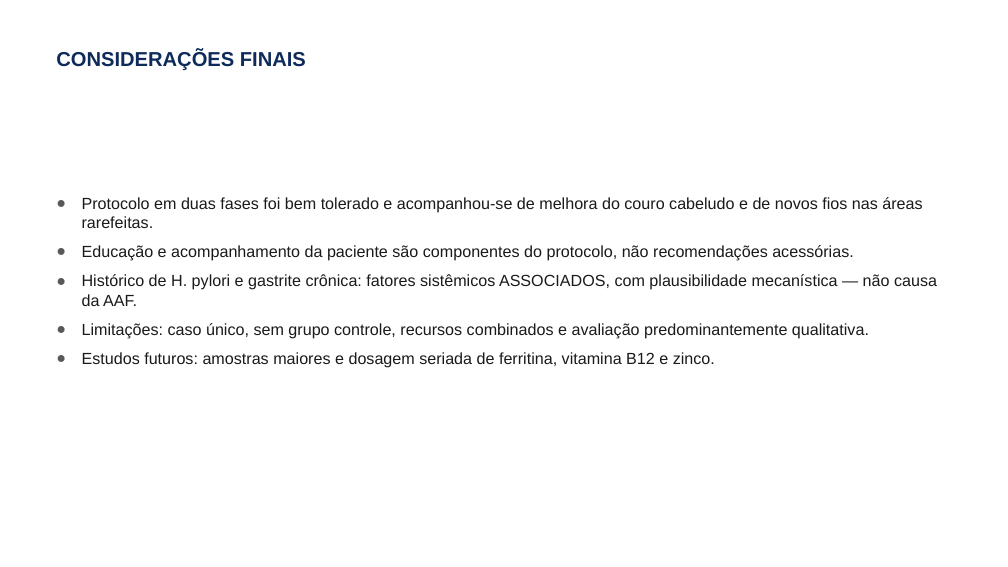
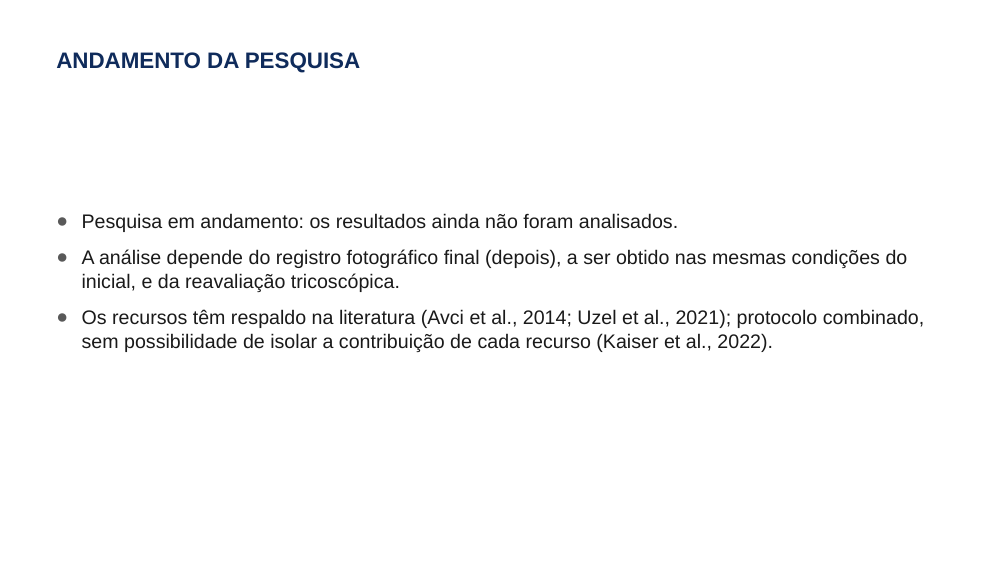
Before and after one commit to elson-vinicius-lopes/uniplac, a slide deck: slide 7 of resultados finais/mostra-cientifica-2026/Mostra-Cientifica-2026-Apresentacao-AAF-H-pylori.pptx (slide 8 before the commit). Drawn at 1008x567 pixels with LibreOffice and Linux fonts; fonts in the diff are those of the drawing; background and template pictures are left out. Boxes give left, top, right and bottom in pixels: in the first picture for what was removed or moved away, otherwise in the second. Text is boxed around its words. In the diff, an @@ line names an element or a change of style, - is before the commit and + after.

```diff
--- a/resultados finais/mostra-cientifica-2026/Mostra-Cientifica-2026-Apresentacao-AAF-H-pylori.pptx
+++ b/resultados finais/mostra-cientifica-2026/Mostra-Cientifica-2026-Apresentacao-AAF-H-pylori.pptx
@@ title at [56, 52, 360, 73]: text changed; size 14.4 to 16 pt @@
-CONSIDERAÇÕES FINAIS
+ANDAMENTO DA PESQUISA
@@ text at [82, 213, 924, 352]: text changed; size 11.5 to 14 pt @@
-● Protocolo em duas fases foi bem tolerado e acompanhou-se de melhora do couro cabeludo e de novos fios nas áreas rarefeitas.
-● Educação e acompanhamento da paciente são componentes do protocolo, não recomendações acessórias.
-● Histórico de H. pylori e gastrite crônica: fatores sistêmicos ASSOCIADOS, com plausibilidade mecanística — não causa da AAF.
-● Limitações: caso único, sem grupo controle, recursos combinados e avaliação predominantemente qualitativa.
-● Estudos futuros: amostras maiores e dosagem seriada de ferritina, vitamina B12 e zinco.
+● Pesquisa em andamento: os resultados ainda não foram analisados.
+● A análise depende do registro fotográfico final (depois), a ser obtido nas mesmas condições do inicial, e da reavaliação tricoscópica.
+● Os recursos têm respaldo na literatura (Avci et al., 2014; Uzel et al., 2021); protocolo combinado, sem possibilidade de isolar a contribuição de cada recurso (Kaiser et al., 2022).
```
Also in this commit, not shown: 7 other slides changed, 1 slide added, 2 slides removed, 27 other files.
